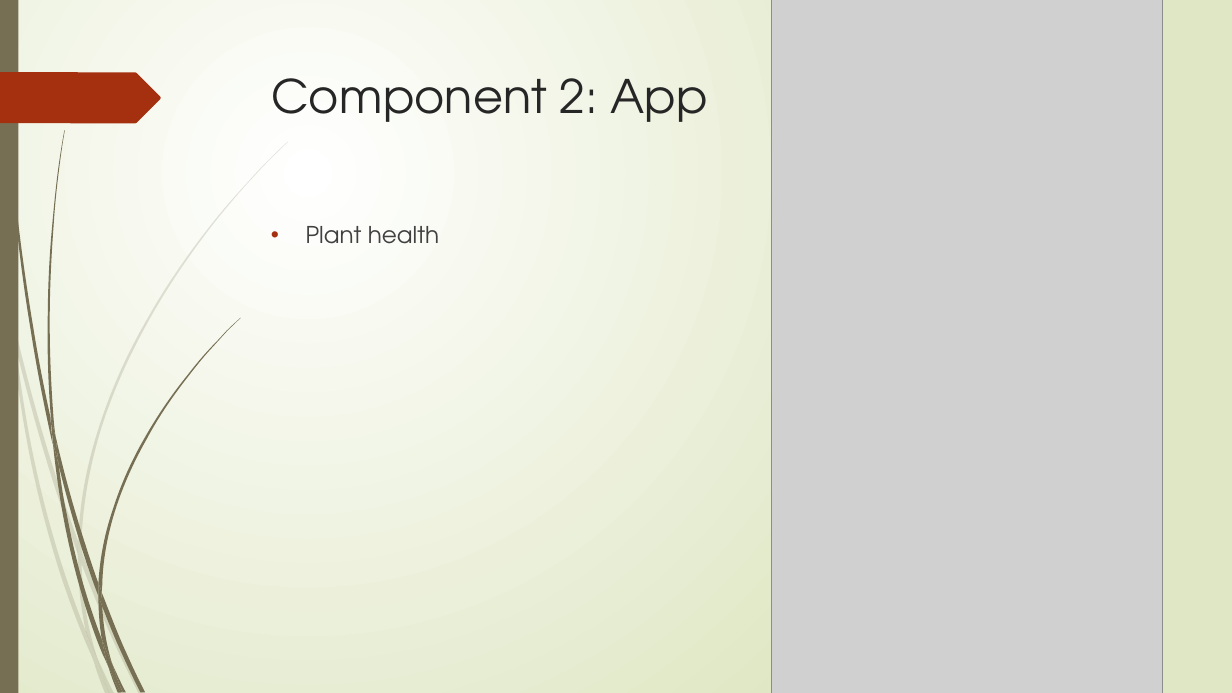
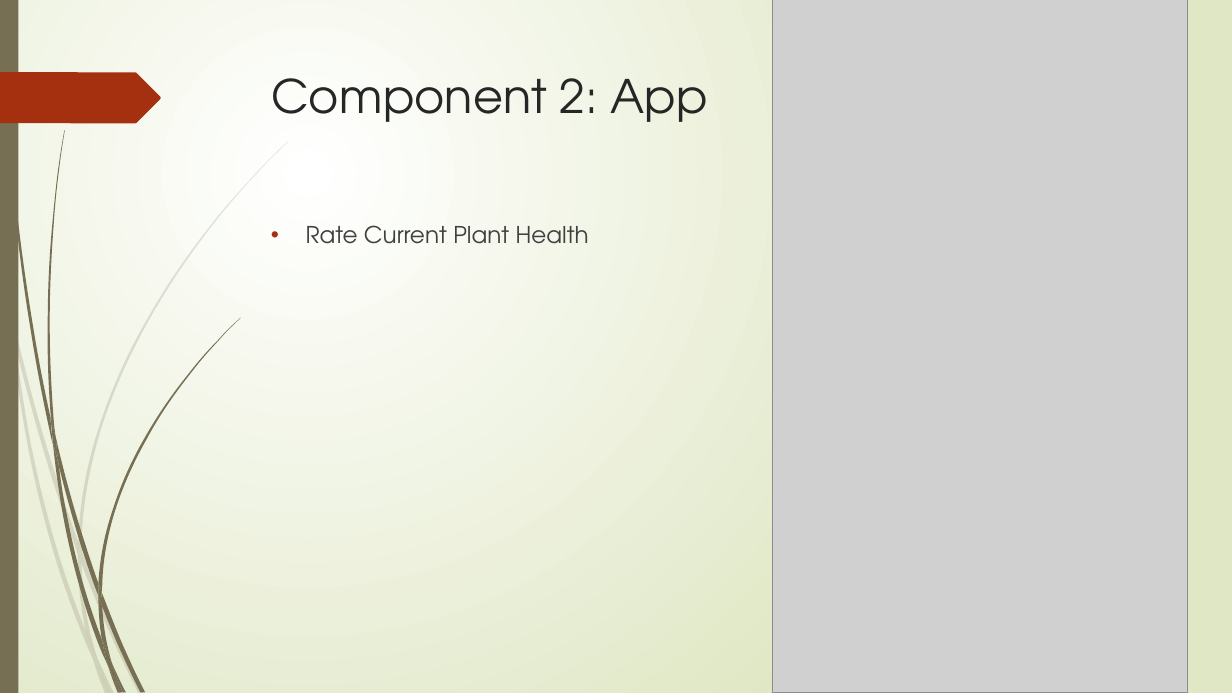
Before and after one commit to jdkirklanduwyo/SeniorDesignGroup2, a slide deck: slide 9 of Documents/Presentation.pptx (slide 7 before the commit). Drawn at 1232x693 pixels with LibreOffice and Linux fonts; fonts in the diff are those of the drawing; grey boxes stand for pictures. Boxes give left, top, right and bottom in pixels: in the first picture for what was removed or moved away, otherwise in the second. Text is boxed around its words. In the diff, an @@ line names an element or a change of style, - is before the commit and + after.

```diff
--- a/Documents/Presentation.pptx
+++ b/Documents/Presentation.pptx
@@ picture: place and size @@
-picture at [772, 0, 1163, 693]
+picture at [773, 0, 1189, 693]
@@ text at [306, 225, 589, 244]: text changed @@
-• Plant health
+• Rate Current Plant Health
```
Also in this commit, not shown: 5 other slides changed, 2 slides added, 1 slide removed.
